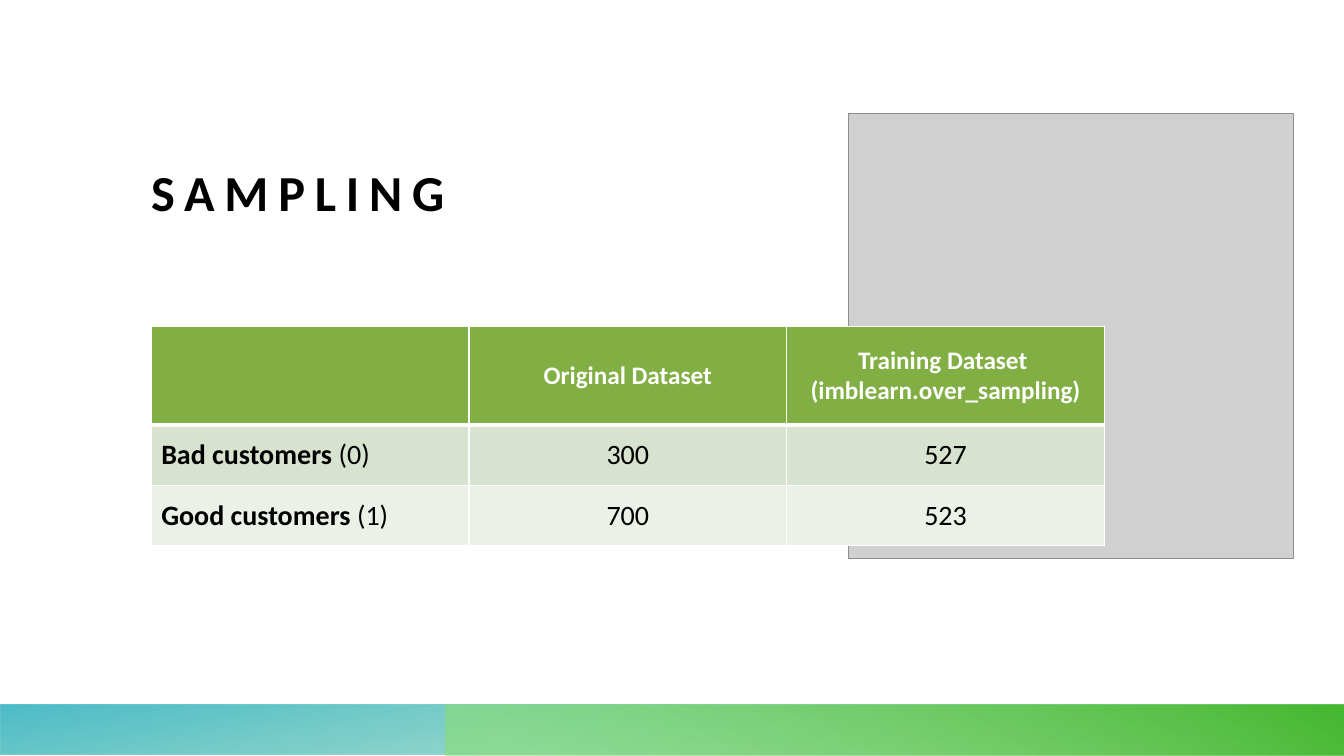
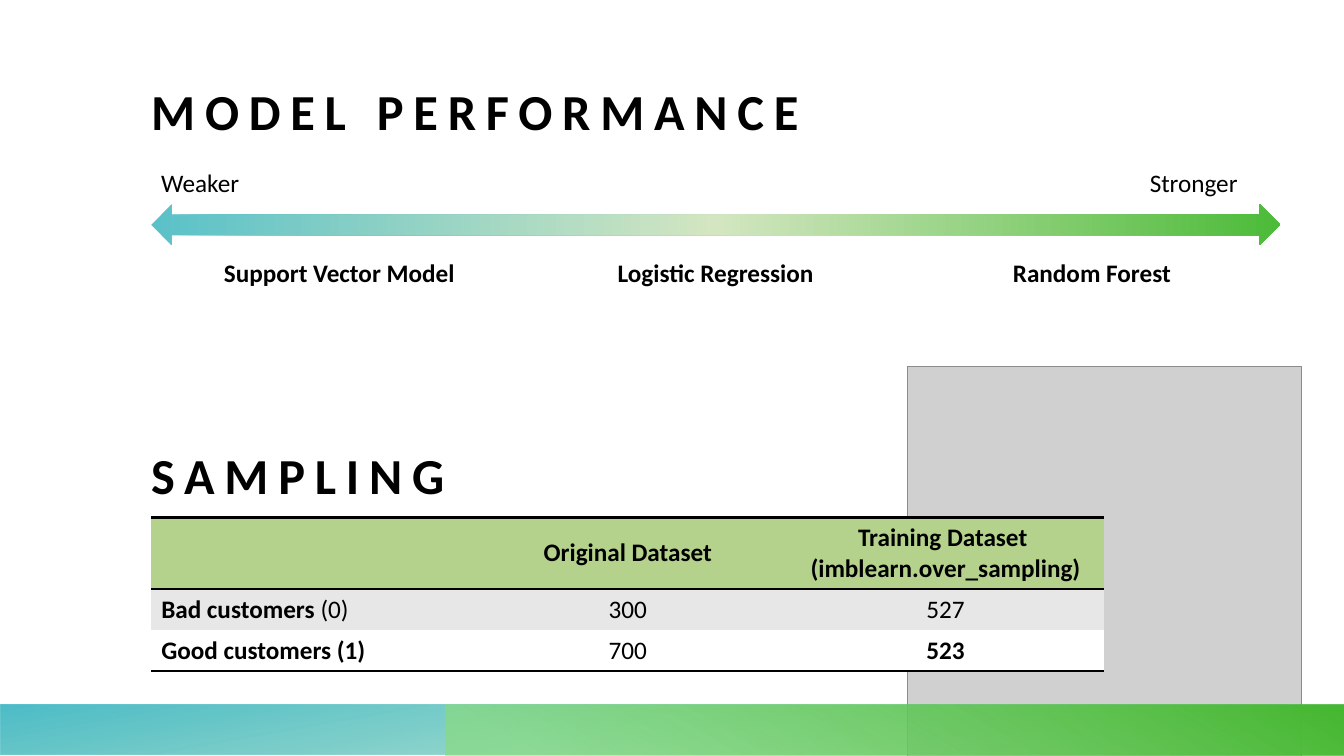
Before and after one commit to kirstenfischl/credit-classification, a slide deck: slide 4 of Final_Presentation.pptx. Drawn at 1344x756 pixels with LibreOffice and Linux fonts; fonts in the diff are those of the drawing; grey boxes stand for pictures. Boxes give left, top, right and bottom in pixels: in the first picture for what was removed or moved away, otherwise in the second. Text is boxed around its words. In the diff, an @@ line names an element or a change of style, - is before the commit and + after.

```diff
--- a/Final_Presentation.pptx
+++ b/Final_Presentation.pptx
@@ text added at bbox=[151, 97, 799, 131], 36 pt, text #000000, bold @@
+MODEL PERFORMANCE
@@ text added at bbox=[161, 174, 239, 193], 18 pt, text #000000 @@
+Weaker
@@ text added at bbox=[1150, 175, 1238, 197], 18 pt, text #000000 @@
+Stronger
@@ left right arrow added at bbox=[151, 205, 1280, 245], fill gradient #5AC1C8 to #D2E7C2 to #4CBB38 @@
@@ table added at bbox=[151, 253, 1279, 299], 1 rows, 3 columns @@
+Support Vector Model | Logistic Regression | Random Forest
@@ title "SAMPLING": place and size @@
-title "SAMPLING" at bbox=[151, 178, 444, 212]
+title "SAMPLING" at bbox=[151, 461, 444, 495]
@@ picture: place and size @@
-picture at bbox=[849, 113, 1295, 559]
+picture at bbox=[907, 366, 1303, 756]
@@ table at bbox=[151, 517, 1104, 668] @@
@@ fill #81AF44 to #B4D28C in row 1 @@
@@ fill #D8E3CF to #E7E7E7 in row 2 @@
@@ fill #EDF2E9 to #FFFFFF in row 3 @@
@@ text colour #FFFFFF to #000000 in "Original Dataset", "Training Dataset", "(imblearn.over_sampling)" @@
@@ size 20 to 18 pt in "Bad customers (0)", "300", "527", "Good customers (1)" and 2 more places @@
@@ borders changed @@
@@ table: place and size @@
-table at bbox=[151, 327, 1104, 545]
+table at bbox=[151, 517, 1104, 668]
```
Also in this commit, not shown: 1 other slide changed, 6 slides added, 3 slides removed.
